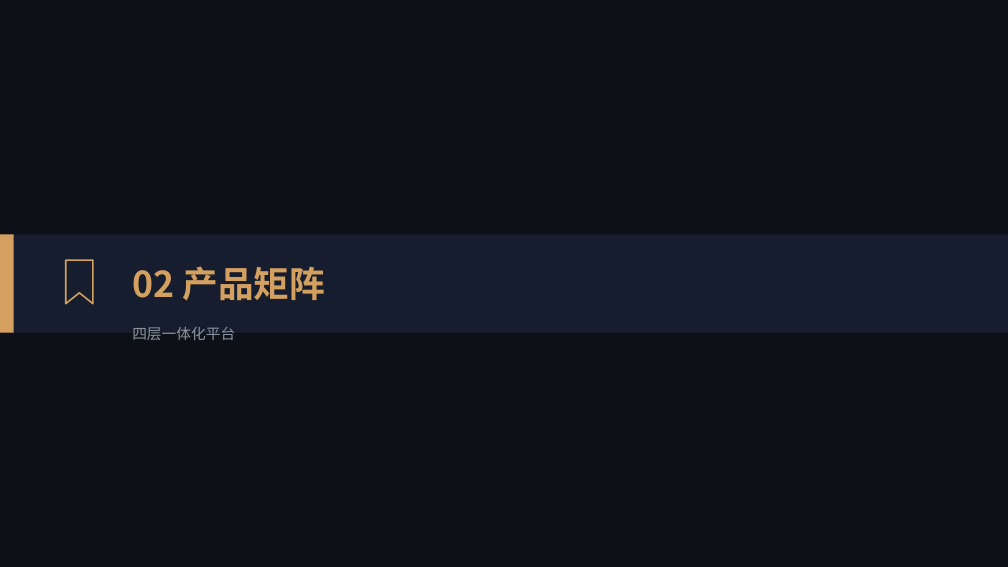
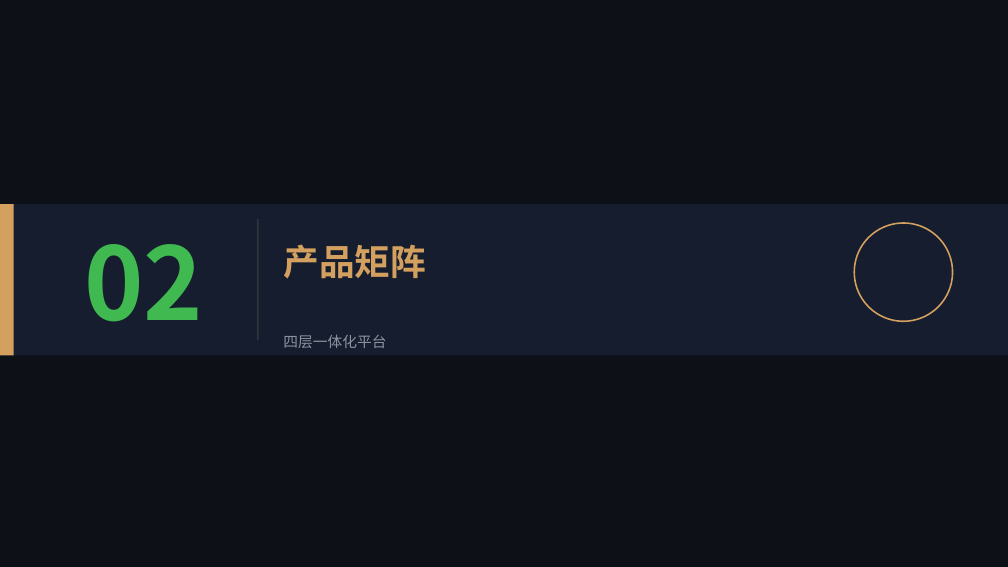
Before and after one commit to xmwcg/ppt-pro-studio, a slide deck: slide 6 of output/deck.pptx. Drawn at 1008x567 pixels with LibreOffice and Linux fonts; fonts in the diff are those of the drawing. Boxes give left, top, right and bottom in pixels: in the first picture for what was removed or moved away, otherwise in the second. Text is boxed around its words. In the diff, an @@ line names an element or a change of style, - is before the commit and + after.

```diff
--- a/output/deck.pptx
+++ b/output/deck.pptx
@@ rectangle: place and size @@
-rectangle at box(0, 234, 1008, 333)
+rectangle at box(0, 204, 1008, 355)
@@ rectangle: place and size @@
-rectangle at box(0, 234, 14, 333)
+rectangle at box(0, 204, 14, 355)
@@ rectangle added at box(257, 219, 259, 340), fill #30363D @@
@@ ellipse added at box(854, 223, 953, 321), outline #D4A060 1.5 pt @@
@@ freeform shape removed at box(45, 248, 113, 316) @@
@@ text added at box(84, 244, 203, 322), 96 pt, text #3FB950, bold @@
+02
@@ text at box(283, 244, 426, 279): text changed @@
-02 产品矩阵
+产品矩阵
@@ text "四层一体化平台": place and size @@
-text "四层一体化平台" at box(132, 327, 235, 340)
+text "四层一体化平台" at box(283, 335, 386, 348)
```
Also in this commit, not shown: 2 other slides changed, 8 other files.
